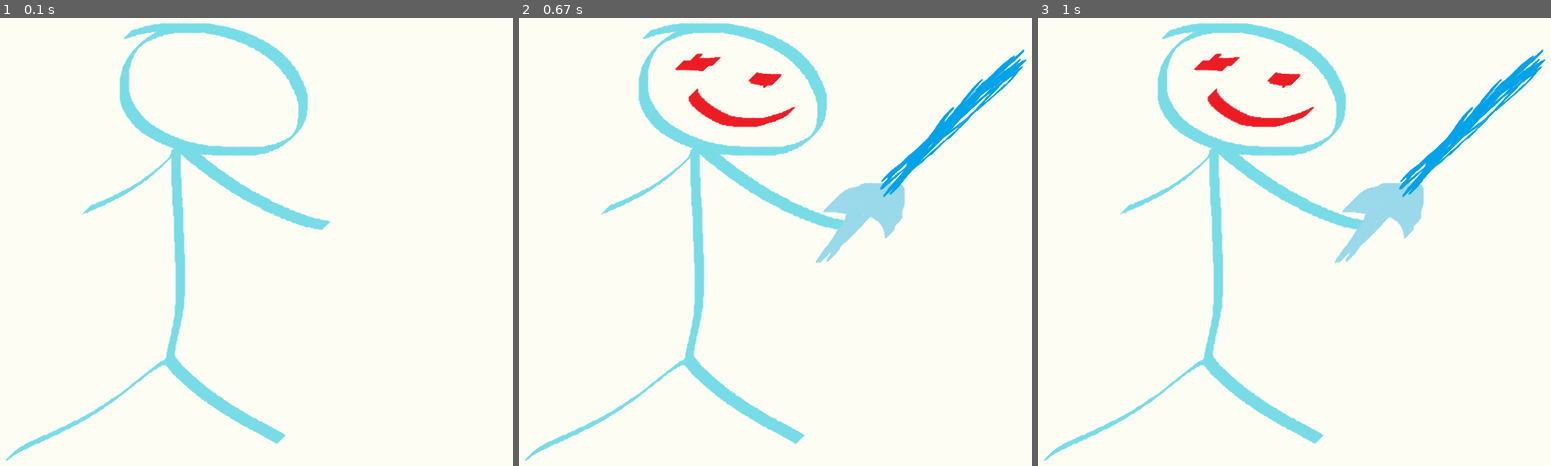
Above: before the commit, frames 1-3 (left to right).
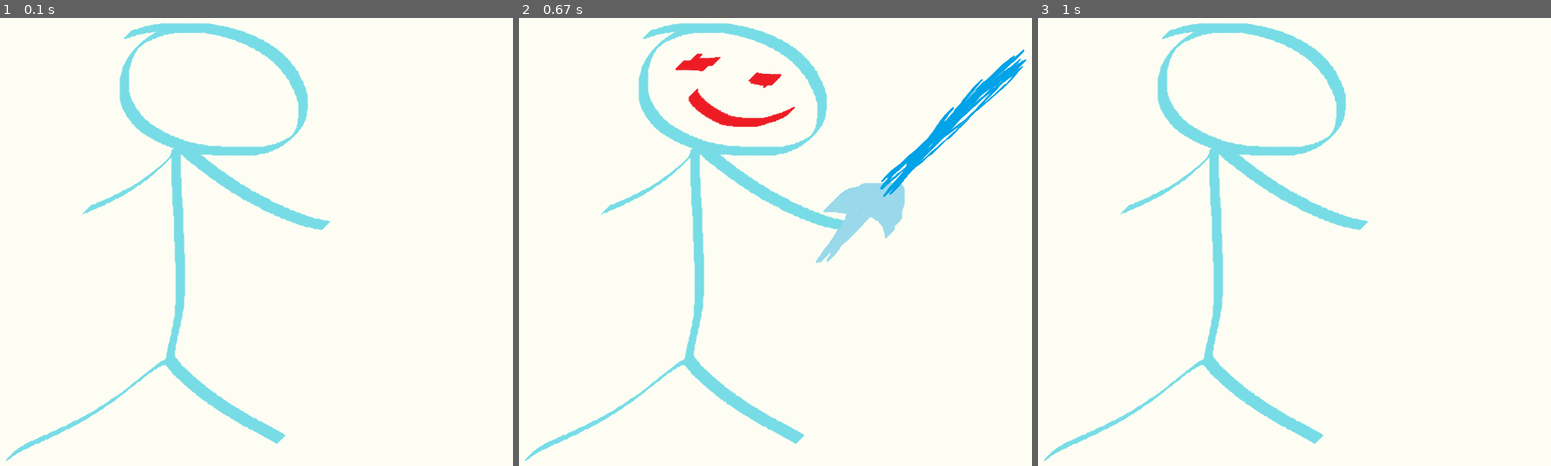
Above: after the commit, the same moments.

Repository: jwl-7/Stick-Bop
Game: pygame game, started from stick-bop.py
The game is run twice, just before and just after one commit, with the same random seed, the same clock (stepped at 60 frames per second) and the same inputs.
Inputs:
- Up to frame 1 (0.1 s): no input
- Up to frame 2 (0.67 s): hold Left from 0.33 s (still down)
- Up to frame 3 (1 s): release Left at 0.87 s

Frames 1-2 are identical in both runs. In frame 3, 3.5% of the frame differs, in the area x 30-100%, y 6-55%.

Commit message:
change image when key is released

Diff:
--- a/stick-bop.py
+++ b/stick-bop.py
@@ -55,6 +55,12 @@
                     image2 = pygame.image.load('stick_pic2.png').convert()
                     screen.blit(image2, [0, 0])
 
+            # change image when key(left arrow) is released
+            elif event.type == pygame.KEYUP:
+                if event.key == pygame.K_LEFT:
+                    background_image = pygame.image.load('stick_pic.png').convert()
+                    screen.blit(background_image, [0, 0])
+
 
         #screen.fill(white)
 
